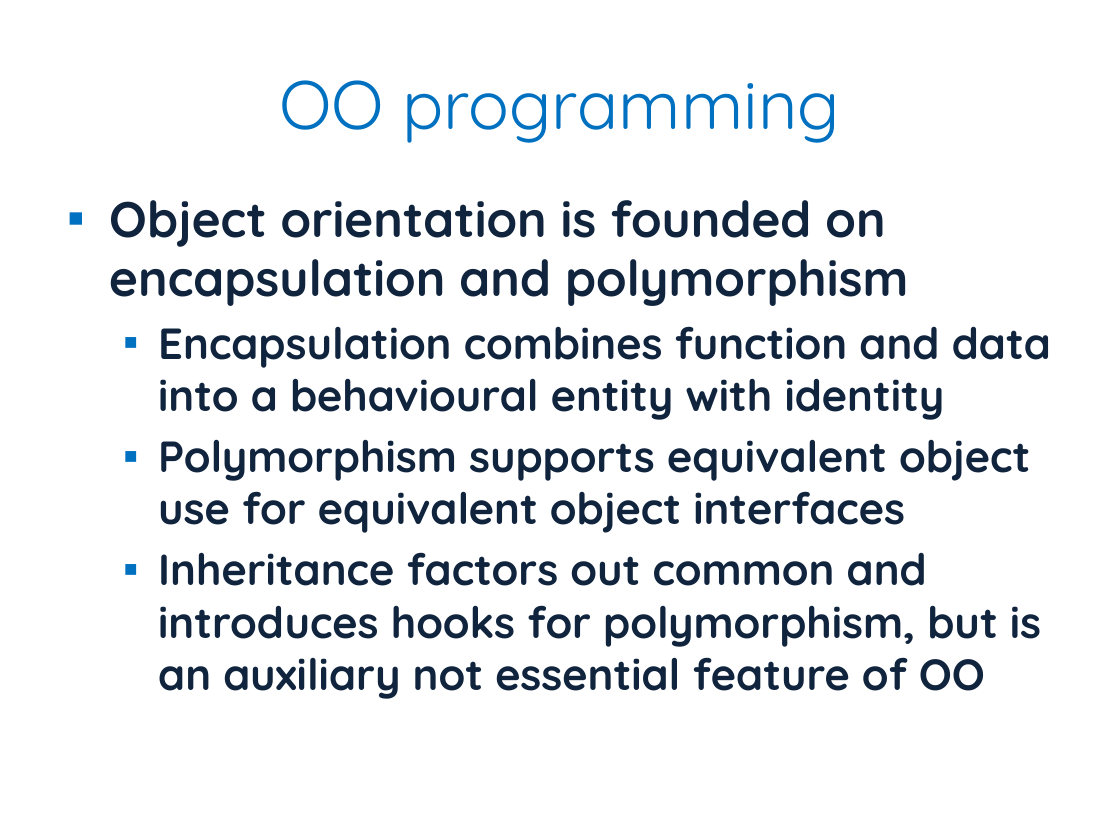
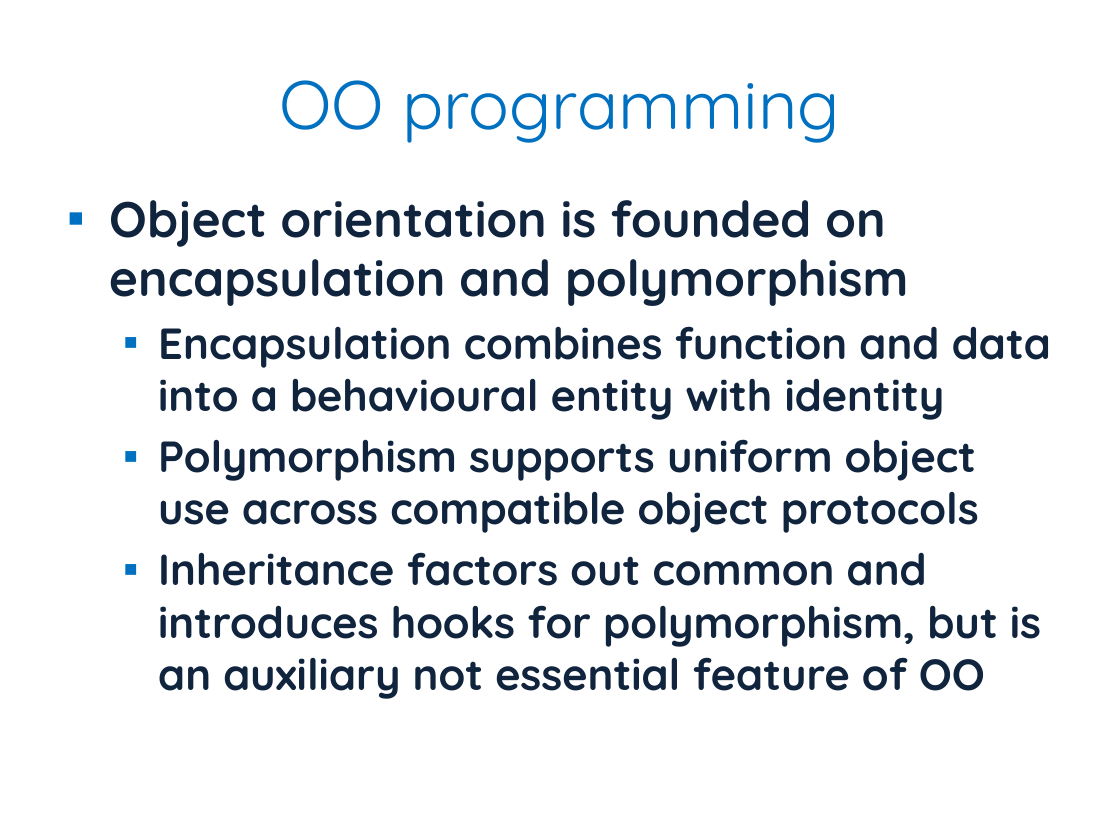
Before and after one commit to JonJagger/two-day-courses, a slide deck: slide 43 of pf/Python Foundation.pptx. Drawn at 1120x840 pixels with LibreOffice and Linux fonts; fonts in the diff are those of the drawing. Boxes give left, top, right and bottom in pixels: in the first picture for what was removed or moved away, otherwise in the second. Text is boxed around its words. In the diff, an @@ line names an element or a change of style, - is before the commit and + after.

```diff
--- a/pf/Python Foundation.pptx
+++ b/pf/Python Foundation.pptx
@@ text at [158,439,979,533]: text changed @@
-  ▪ Polymorphism supports equivalent object use for equivalent object interfaces
+  ▪ Polymorphism supports uniform object use across compatible object protocols
```
Also in this commit, not shown: 7 other slides changed, 1 other file.
